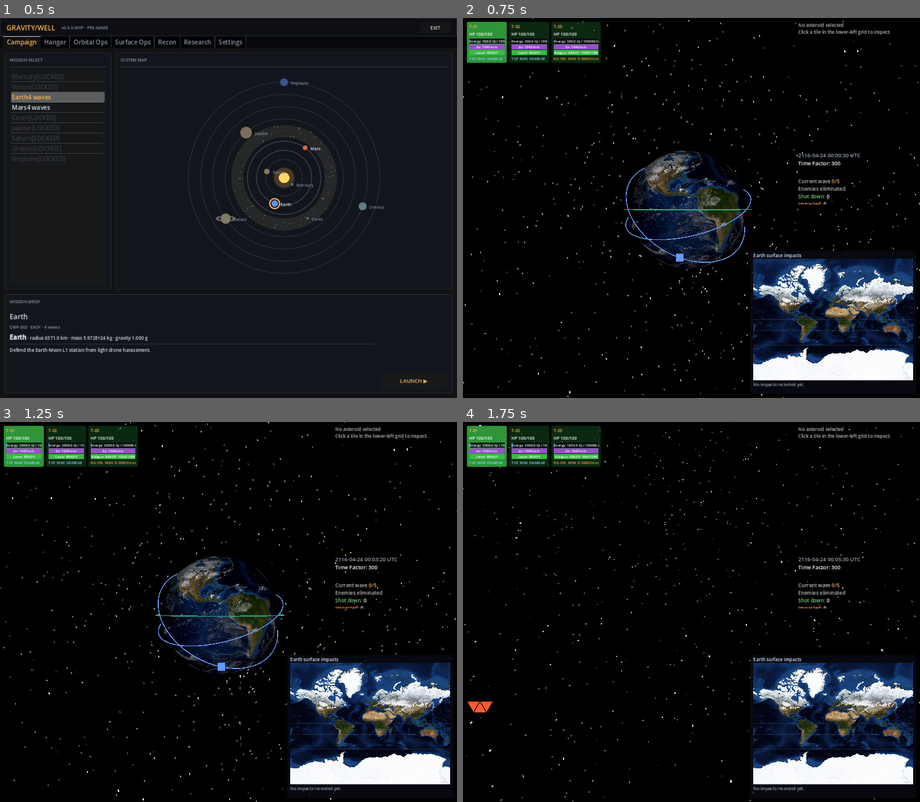
Above: before the commit, frames 1-4 (two rows, left to right).
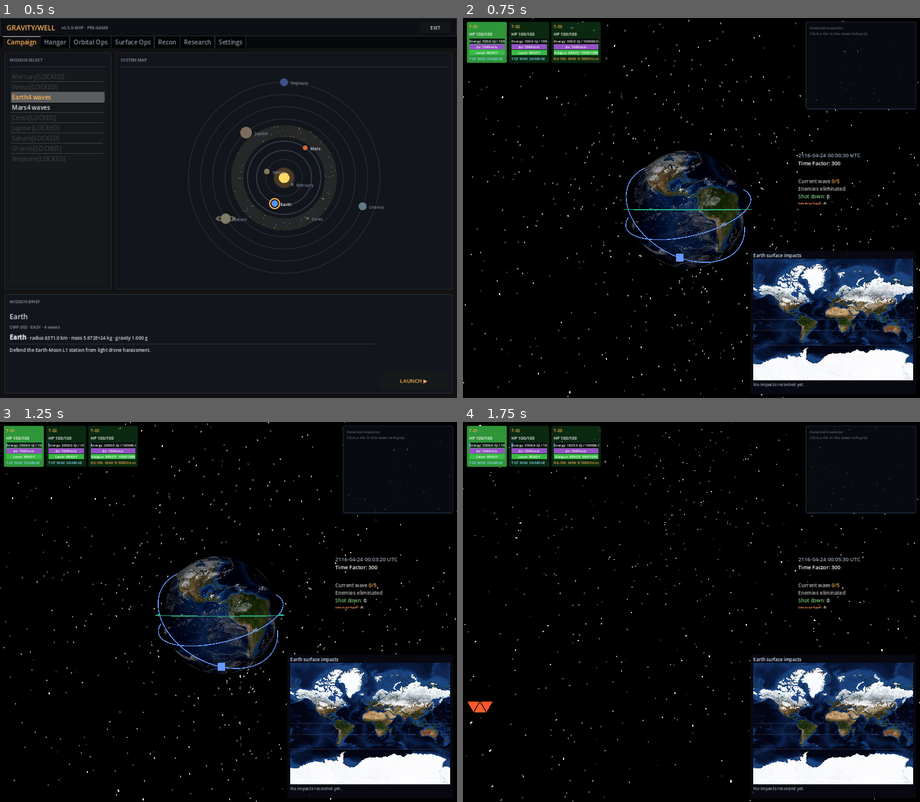
Above: after the commit, the same moments.

Repository: mellenburg/game
Game: Godot game, scene res://scenes/menu.tscn
Same seed, same stepped clock (60 frames per second), same inputs: the game is played once before the commit and once after it.
Inputs (mouse positions are in pixels of both pictures, inside the frame that each line leads up to):
- Up to frame 1 (0.5 s): no input
- Up to frame 2 (0.75 s): click "LAUNCH ▶" at 0.5 s
- Up to frame 3 (1.25 s): no input
- Up to frame 4 (1.75 s): tap A (move_left) at 1.25 s; move the mouse to (714, 612) at 1.27 s; hold W (move_forward) from 1.28 s (still down); tap M (add_asteroids) at 1.35 s; click (714, 612) at 1.42 s

Frame 1 is identical in both runs. In frame 2, 0.4% of the frame differs, in the area x 73-100%, y 1-25%; in frame 3, 0.4%; in frame 4, 0.4%.

Commit message:
Wrap asteroid inspector in subdued panel container
The top-right asteroid status panel previously rendered as bare BBCode
on the canvas, competing with the live orbital readout immediately
below it. Wrap it in a PanelContainer with a dark translucent
stylebox + soft border, and quiet down the typography (smaller body
font, dim slate body, dim label keys, gold accent header) so the eye
lands on the live sim info first and the inspector reads as a
secondary card.

Diff:
--- a/godot/scenes/main.tscn
+++ b/godot/scenes/main.tscn
@@ -16,6 +16,22 @@
 [ext_resource type="Script" path="res://scripts/slug_renderer.gd" id="14_slugs"]
 [ext_resource type="Script" path="res://scripts/tessellation_grid.gd" id="15_tess"]
 
+[sub_resource type="StyleBoxFlat" id="StyleBoxFlat_asteroid_panel"]
+bg_color = Color(0.04, 0.05, 0.08, 0.78)
+border_color = Color(0.22, 0.30, 0.42, 0.85)
+border_width_left = 1
+border_width_top = 1
+border_width_right = 1
+border_width_bottom = 1
+corner_radius_top_left = 4
+corner_radius_top_right = 4
+corner_radius_bottom_left = 4
+corner_radius_bottom_right = 4
+content_margin_left = 10.0
+content_margin_top = 8.0
+content_margin_right = 10.0
+content_margin_bottom = 8.0
+
 [sub_resource type="ShaderMaterial" id="ShaderMat_sky"]
 shader = ExtResource("7_sky")
 
@@ -135,18 +151,24 @@
 grow_vertical = 2
 mouse_filter = 2
 
-[node name="HelpLabel" type="RichTextLabel" parent="CanvasLayer/HUD"]
+[node name="AsteroidPanel" type="PanelContainer" parent="CanvasLayer/HUD"]
 layout_mode = 1
 anchors_preset = 1
 anchor_left = 1.0
 anchor_right = 1.0
-offset_left = -320.0
+offset_left = -300.0
 offset_top = 10.0
 offset_right = -10.0
-offset_bottom = 320.0
+offset_bottom = 240.0
+mouse_filter = 2
+theme_override_styles/panel = SubResource("StyleBoxFlat_asteroid_panel")
+
+[node name="HelpLabel" type="RichTextLabel" parent="CanvasLayer/HUD/AsteroidPanel"]
+layout_mode = 2
 mouse_filter = 2
 bbcode_enabled = true
 scroll_active = false
+fit_content = true
 
 [node name="KillStats" type="RichTextLabel" parent="CanvasLayer/HUD"]
 layout_mode = 1
--- a/godot/scripts/hud.gd
+++ b/godot/scripts/hud.gd
@@ -104,7 +104,9 @@
 # now repurposed as a live status panel for the asteroid the operator
 # clicks in the bottom-left tessellation grid. Renders a "no selection"
 # placeholder when nothing is highlighted.
-@onready var asteroid_status: RichTextLabel = $HelpLabel as RichTextLabel
+@onready var asteroid_status: RichTextLabel = (
+	$AsteroidPanel/HelpLabel as RichTextLabel
+)
 
 var _camera: Camera3D
 var _system: Node = null
@@ -202,54 +204,62 @@
 		sat = grid_node.highlighted_sat
 	if sat == null or not is_instance_valid(sat) or not sat.alive:
 		asteroid_status.text = (
-			"[font_size=12][color=gray]No asteroid selected\n"
-			+ "Click a tile in the lower-left grid to inspect.[/color]"
-			+ "[/font_size]"
+			"[font_size=10][color=#5a6470]"
+			+ "Asteroid inspector\n"
+			+ "Click a tile in the lower-left grid."
+			+ "[/color][/font_size]"
 		)
 		return
 	asteroid_status.text = _format_asteroid_status(sat, sim_time)
 
 
+# BBCode card for the upper-right asteroid inspector panel. Kept small
+# and dim — the panel sits above the orbital sim-info readout, so the
+# typography here uses a quieter palette and a smaller body font so the
+# operator's eye still lands on the live orbital details first.
 func _format_asteroid_status(sat: Satellite, sim_time: float) -> String:
 	var lines := PackedStringArray()
-	lines.append("[font_size=13][color=#f0e0a0]ASTEROID[/color][/font_size]")
-	lines.append("[font_size=11][color=#9aa9b8]")
+	lines.append(
+		"[font_size=11][color=#c8b478]◆ ASTEROID[/color][/font_size]"
+	)
+	lines.append("[font_size=10][color=#7c8896]")
+	var kind := "enemy body"
 	if sat.is_decaying:
-		lines.append("Type: decaying-orbit threat")
+		kind = "decaying-orbit threat"
 	elif sat.is_asteroid:
-		lines.append("Type: sub-orbital asteroid")
-	else:
-		lines.append("Type: enemy body")
-	lines.append("Mass: %s kg" % _format_scientific(sat.mass))
-	lines.append("Density: %.2f g/cm³" % sat.density_g_cm3)
+		kind = "sub-orbital asteroid"
+	lines.append("[color=#5a6470]type[/color]    %s" % kind)
+	lines.append("[color=#5a6470]mass[/color]    %s kg" % _format_scientific(sat.mass))
+	lines.append("[color=#5a6470]density[/color] %.2f g/cm³" % sat.density_g_cm3)
 	if sat.composition >= 0:
 		lines.append(
-			"Composition: %s" % AsteroidPhysics.composition_name(sat.composition)
+			"[color=#5a6470]comp[/color]    %s"
+			% AsteroidPhysics.composition_name(sat.composition)
 		)
 	lines.append(
-		"HP: %s / %s" % [
+		"[color=#5a6470]hp[/color]      %s / %s" % [
 			_format_scientific(maxf(sat.hp, 0.0)),
 			_format_scientific(maxf(sat.max_hp, 0.0)),
 		]
 	)
 	if AsteroidPhysics.is_burn_up(sat.mass):
-		lines.append("[color=#7fcf7f]Will burn up on entry[/color]")
+		lines.append("[color=#6fa07f]burn-up on entry[/color]")
 	else:
 		var radii: Dictionary = AsteroidPhysics.damage_radii_km(sat.mass)
 		lines.append(
-			"Damage radii (km): heavy %.1f · mod %.1f · light %.1f" % [
+			"[color=#5a6470]radii[/color]   H %.0f · M %.0f · L %.0f km" % [
 				float(radii["heavy"]),
 				float(radii["moderate"]),
 				float(radii["light"]),
 			]
 		)
 	var eta := sat.predict_impact_sim_time(sim_time) - sim_time
+	var eta_str := "stable"
 	if is_finite(eta) and eta > 0.0:
-		lines.append("ETA to impact: %s" % _format_eta(eta))
-	else:
-		lines.append("ETA to impact: stable / no impact")
+		eta_str = _format_eta(eta)
+	lines.append("[color=#5a6470]eta[/color]     %s" % eta_str)
 	var alt_km: float = sat.orbit.r.length() - EarthOrbit.EARTH_RADIUS_KM
-	lines.append("Altitude: %s km" % _format_scientific(alt_km))
+	lines.append("[color=#5a6470]alt[/color]     %s km" % _format_scientific(alt_km))
 	lines.append("[/color][/font_size]")
 	return "\n".join(lines)
 
